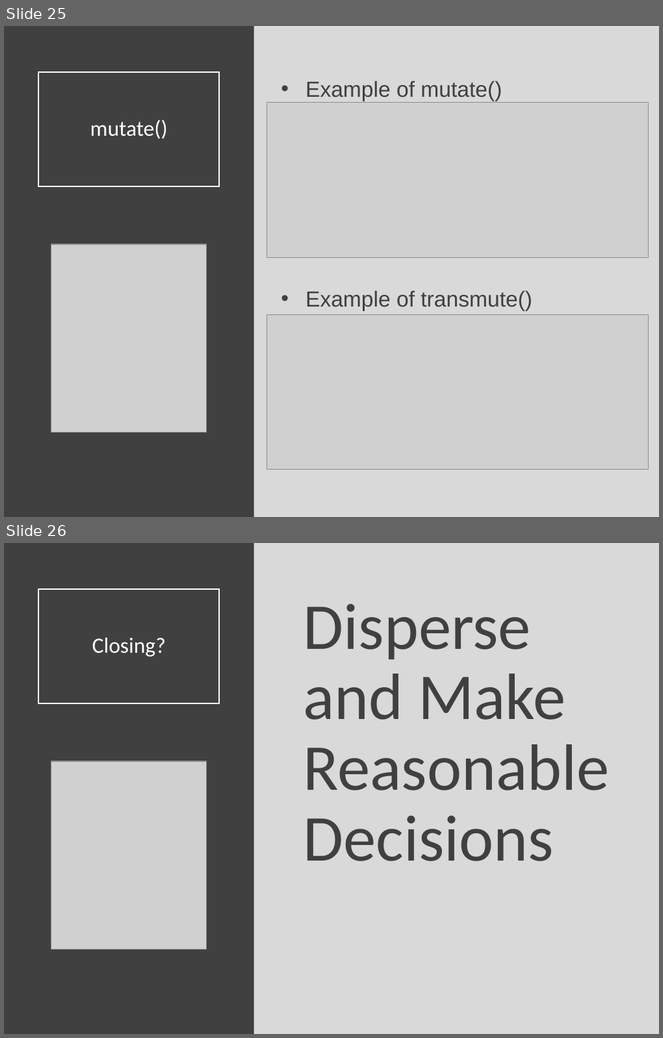
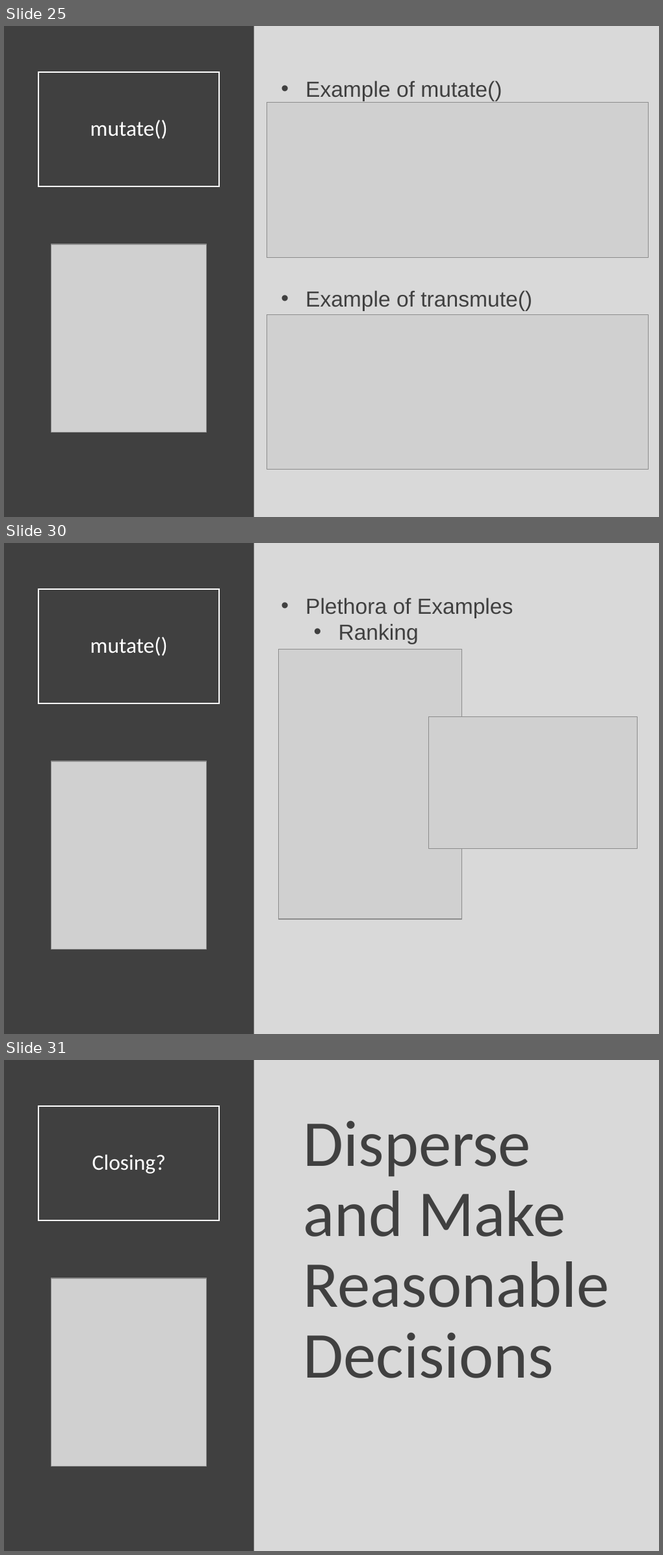
Before and after one commit to Yixf-Self/STOR320_WEBSITE, a slide deck: Lectures/Lecture 4/Lecture 4.pptx. Shown one above the other, each under a label of ours: slides 25 and 26 before the commit, slides 25, 30 and 31 after it; the slides between them are not shown. The pictures are 663x1038 and 663x1555 pixels, drawn with LibreOffice and Linux fonts; fonts in the diff are those of the drawing; grey boxes stand for pictures. Boxes give left, top, right and bottom in pixels: in the first picture for what was removed or moved away, otherwise in the second. Text is boxed around its words. In the diff, an @@ line names an element or a change of style, - is before the commit and + after.

```diff
--- a/Lectures/Lecture 4/Lecture 4.pptx
+++ b/Lectures/Lecture 4/Lecture 4.pptx
@@ slide 30 added at [4,543,659,1034], background #D9D9D9 @@
@@ rectangle added at [4,543,254,1034], fill #404040 @@
@@ title added at [38,589,220,704], outline #FFFFFF 1.5 pt, 24 pt, text #FFFFFF @@
+mutate()
@@ text added at [306,598,514,644], 24 pt, text #404040 @@
+• Plethora of Examples
+  • Ranking
@@ picture added at [278,649,462,919] @@
@@ picture added at [428,717,637,849] @@
@@ picture added at [51,761,206,949] @@
@@ what was slide 26 is now slide 31 @@
```
Also in this commit, not shown: 2 slides changed, 4 other slides added, 3 other files.
